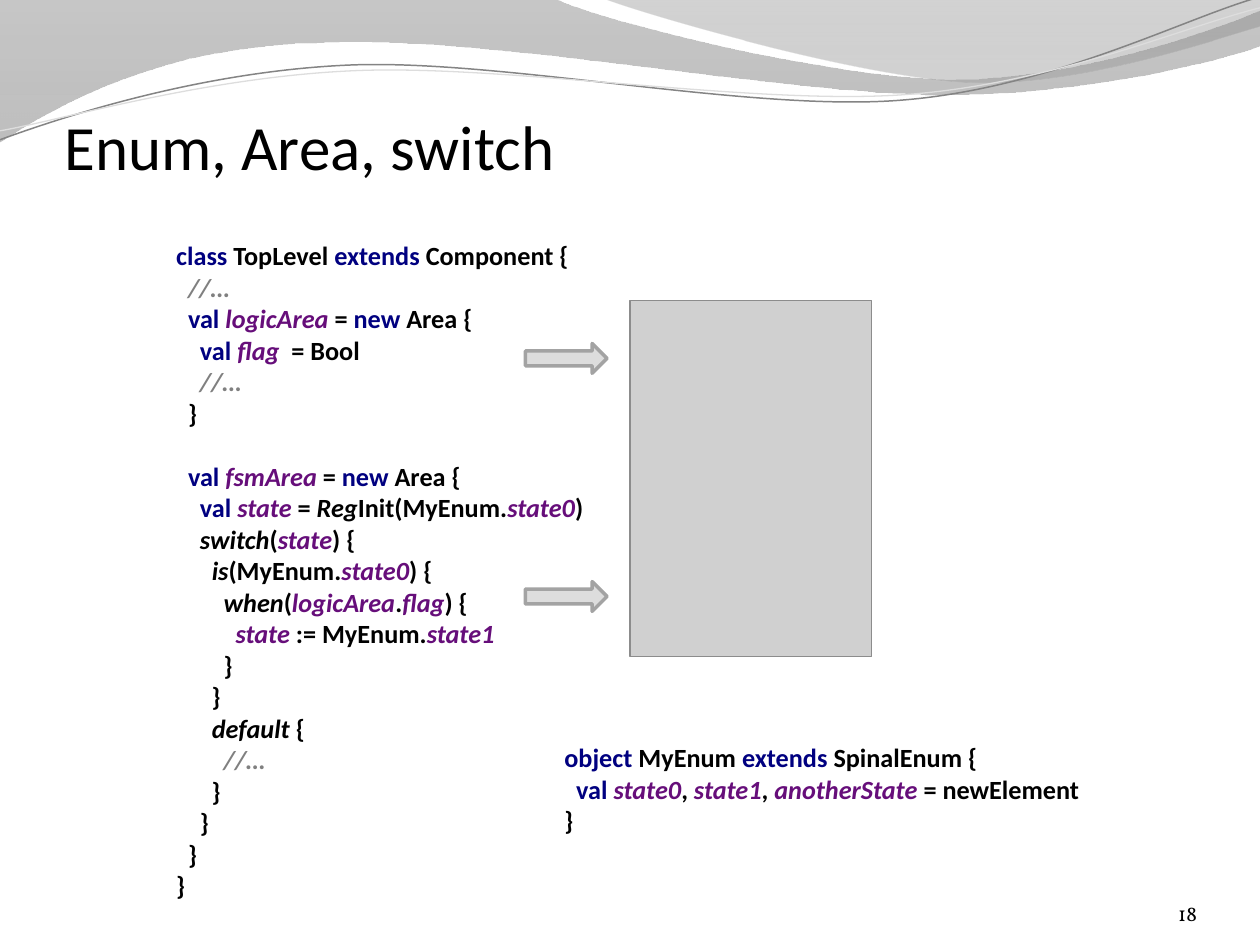
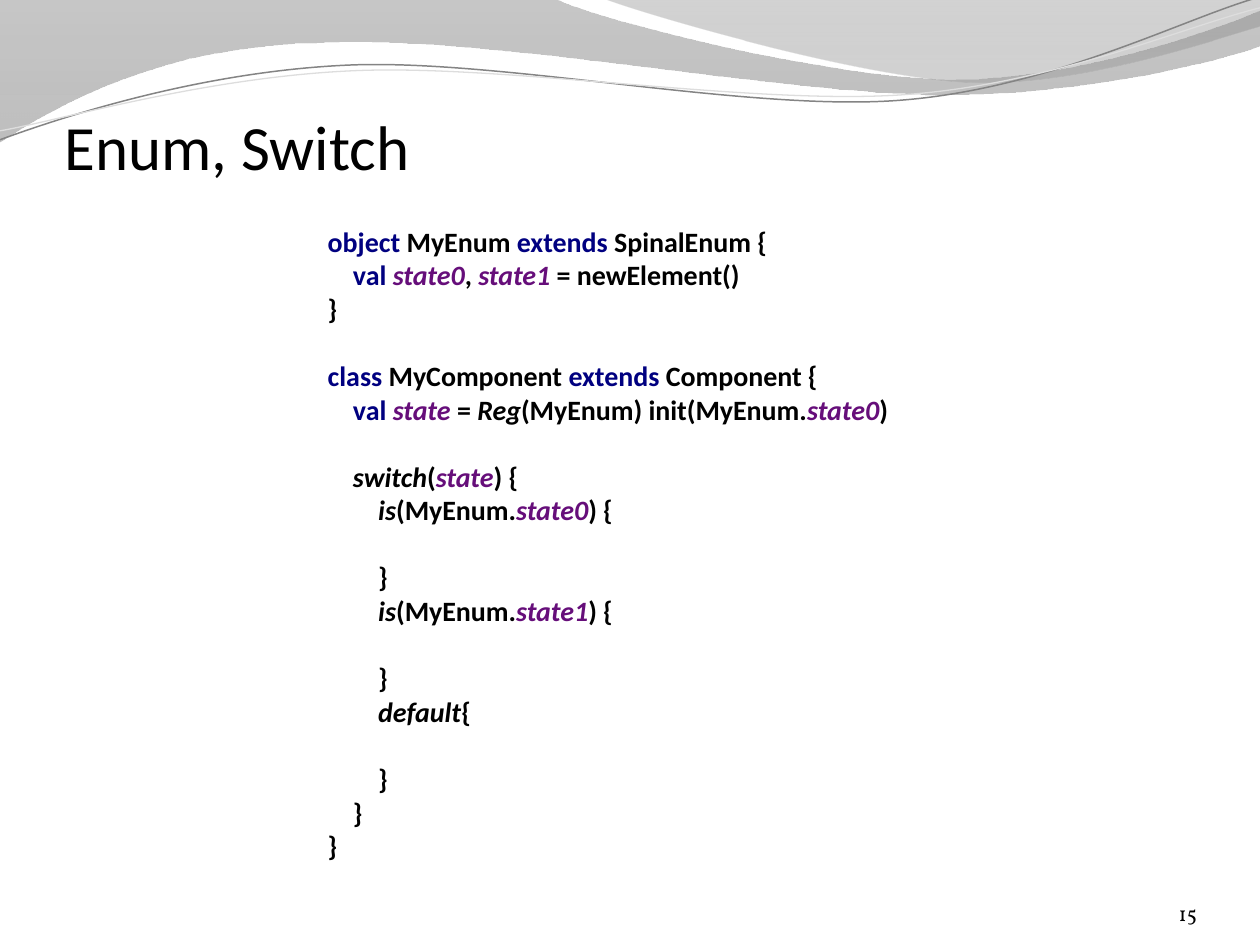
Before and after one commit to SpinalHDL/SpinalDoc, a slide deck: slide 15 of presentation/en/presentation.pptx (slide 18 before the commit). Drawn at 1260x945 pixels with LibreOffice and Linux fonts; fonts in the diff are those of the drawing; grey boxes stand for pictures; background and template pictures are left out. Boxes give left, top, right and bottom in pixels: in the first picture for what was removed or moved away, otherwise in the second. Text is boxed around its words. In the diff, an @@ line names an element or a change of style, - is before the commit and + after.

```diff
--- a/presentation/en/presentation.pptx
+++ b/presentation/en/presentation.pptx
@@ title at box(64, 118, 410, 178): text changed @@
-Enum, Area, switch
+Enum, Switch
@@ text at box(328, 232, 888, 726): text changed; size 15 to 16 pt @@
-class TopLevel extends Component {
-//…
-val logicArea = new Area {
-val flag = Bool
-//…
-}
-val fsmArea = new Area {
-val state = RegInit(MyEnum.state0)
-switch(state) {
-is(MyEnum.state0) {
-when(logicArea.flag) {
-state := MyEnum.state1
-}
-}
-default {
-//…
-}
-}
-}
-}
+object MyEnum extends SpinalEnum {
+val state0, state1 = newElement()
+}
+class MyComponent extends Component {
+val state = Reg(MyEnum) init(MyEnum.state0)
+switch(state) {
+is(MyEnum.state0) {
+}
+is(MyEnum.state1) {
+}
+default{
+}
+}
+}
@@ picture removed at box(630, 300, 872, 656) @@
@@ right arrow removed at box(525, 344, 607, 374) @@
@@ right arrow removed at box(525, 582, 607, 612) @@
@@ text removed at box(564, 748, 1080, 803) @@
-object MyEnum extends SpinalEnum {
-val state0, state1, anotherState = newElement
-}
@@ page number at box(1179, 909, 1197, 925): text changed @@
-18
+15
```
Also in this commit, not shown: 20 other slides changed, 3 slides added, 5 slides removed, 2 other files.
